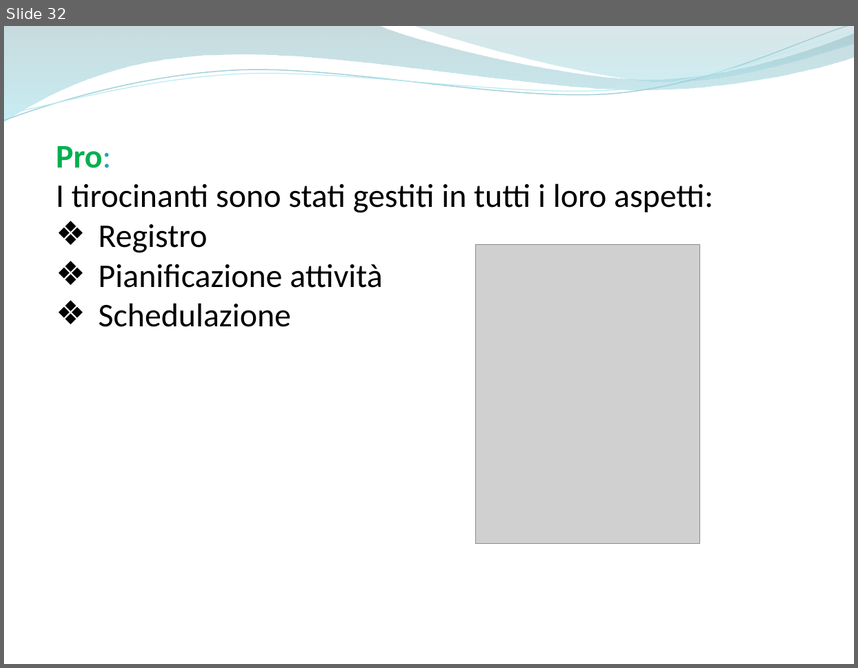
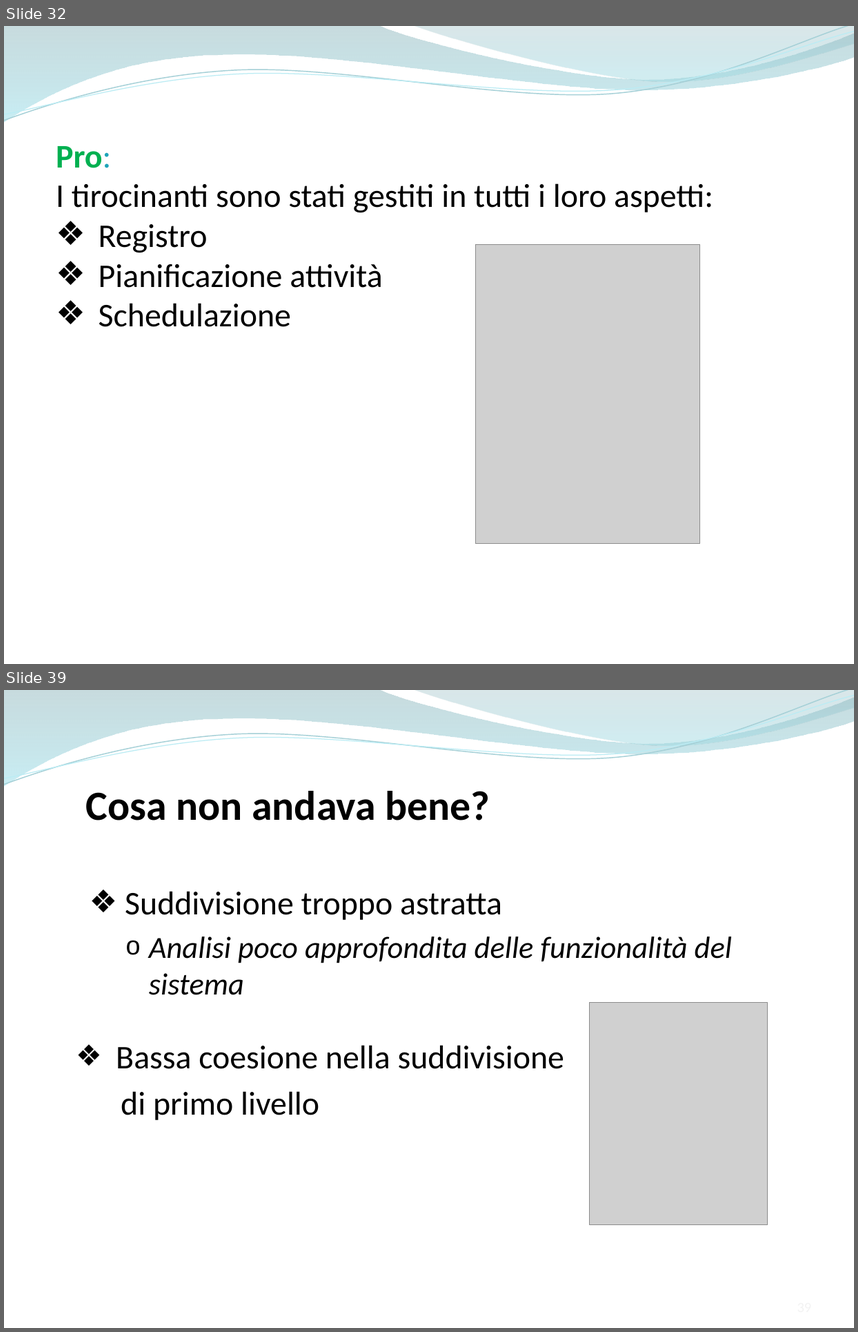
Before and after one commit to ammirate/at-silo, a slide deck: Presentazione/Atsilo2/Atsilo_M_PresentazioneFinale.pptx. Shown one above the other, each under a label of ours: slide 32 before the commit, slides 32 and 39 after it; the slides between them are not shown. The pictures are 858x668 and 858x1332 pixels, drawn with LibreOffice and Linux fonts; fonts in the diff are those of the drawing; grey boxes stand for pictures. Boxes give left, top, right and bottom in pixels: in the first picture for what was removed or moved away, otherwise in the second. Text is boxed around its words. In the diff, an @@ line names an element or a change of style, - is before the commit and + after.

```diff
--- a/Presentazione/Atsilo2/Atsilo_M_PresentazioneFinale.pptx
+++ b/Presentazione/Atsilo2/Atsilo_M_PresentazioneFinale.pptx
@@ slide 39 added at bbox=[4, 690, 854, 1328], background #FFFFFF; not listed: 4 template elements that a slide beside it also shows @@
@@ text added at bbox=[85, 791, 490, 820], 35 pt, text #000000, bold @@
+Cosa non andava bene?
@@ text added at bbox=[125, 891, 732, 995], 26 pt, text #000000, italic @@
+❖ Suddivisione troppo astratta
+  o Analisi poco approfondita delle funzionalità del sistema
@@ picture added at bbox=[590, 1002, 767, 1224] @@
@@ text added at bbox=[116, 1045, 564, 1120], 28 pt, text #000000 @@
+  ❖ Bassa coesione nella suddivisione
+  di primo livello
```
Also in this commit, not shown: 7 slides changed, 8 other slides added, 1 slide removed.
